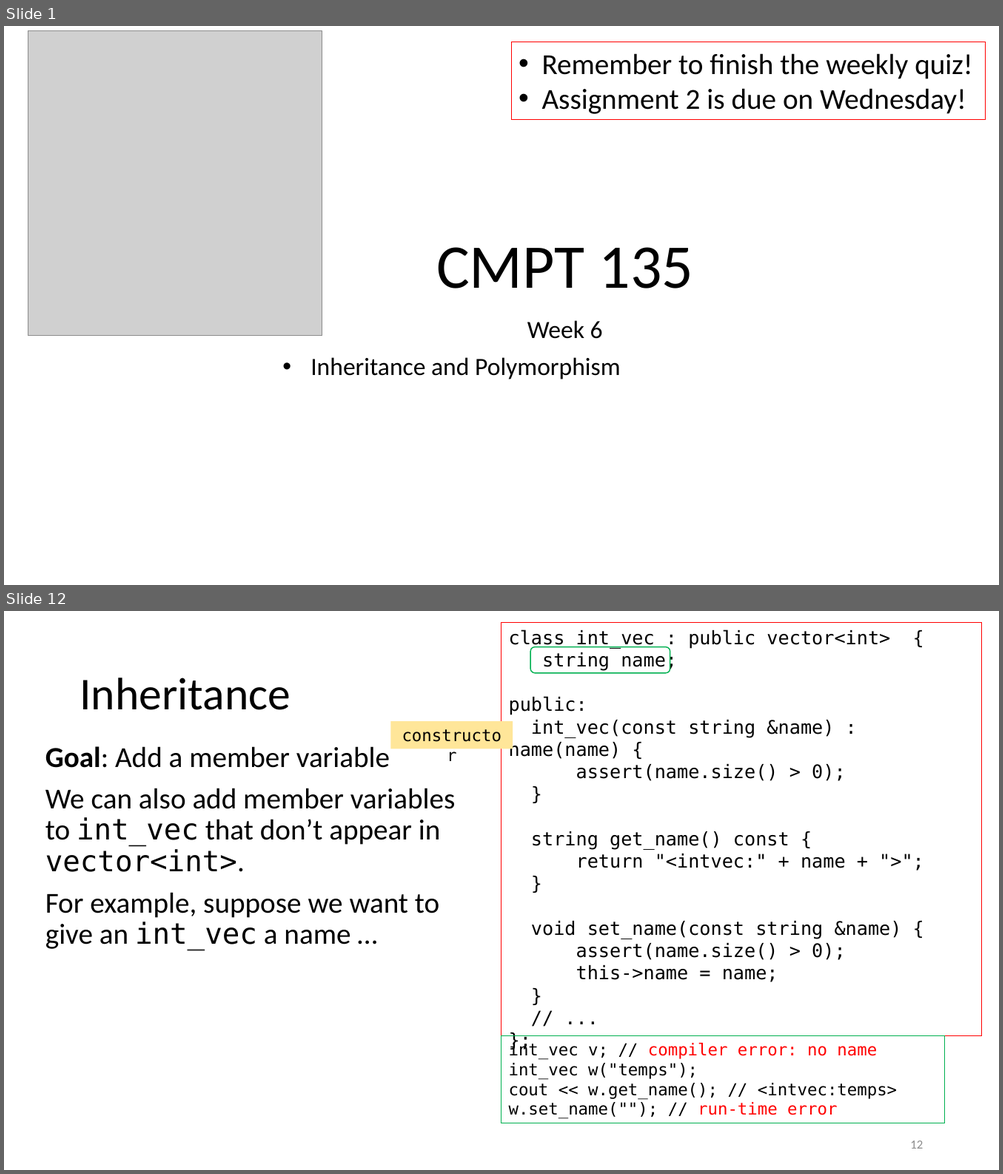
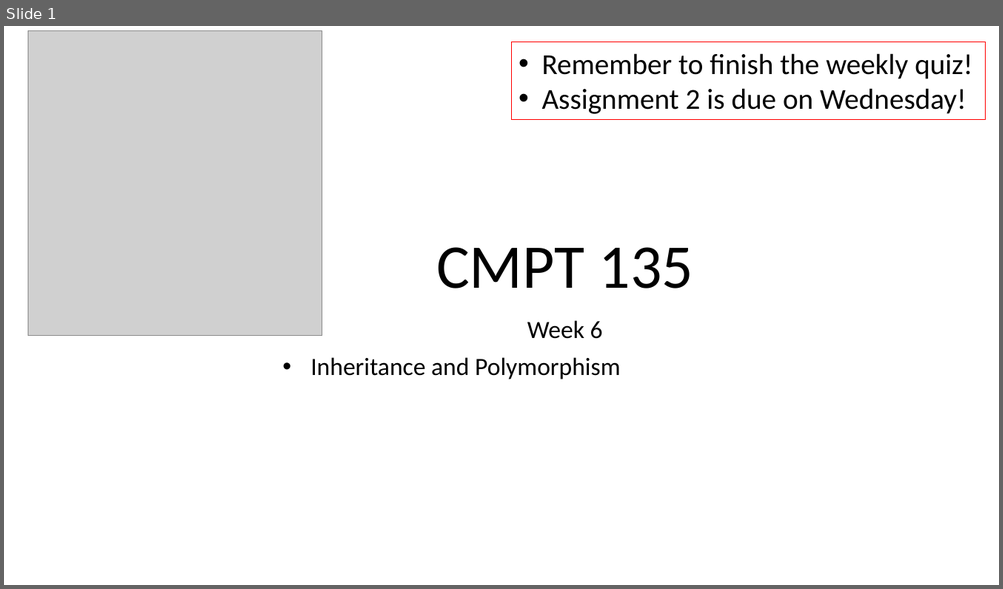
Before and after one commit to tjd1234/cmpt135spring2024, a slide deck: sample_code/week8/week8_cmpt135.pptx. Shown one above the other, each under a label of ours: slides 1 and 12 before the commit, slide 1 after it; the slides between them are not shown. The pictures are 1003x1174 and 1003x589 pixels, drawn with LibreOffice and Linux fonts; fonts in the diff are those of the drawing; grey boxes stand for pictures. Boxes give left, top, right and bottom in pixels: in the first picture for what was removed or moved away, otherwise in the second. Text is boxed around its words. In the diff, an @@ line names an element or a change of style, - is before the commit and + after.

```diff
--- a/sample_code/week8/week8_cmpt135.pptx
+++ b/sample_code/week8/week8_cmpt135.pptx
@@ slide 12 removed at <box>4,611,999,1170</box>, background #FFFFFF @@
@@ rectangle removed at <box>501,622,982,1037</box> @@
-class int_vec : public vector<int> {
-string name;
-public:
-int_vec(const string &name) : name(name) {
-assert(name.size() > 0);
-}
-string get_name() const {
-return "<intvec:" + name + ">";
-}
-void set_name(const string &name) {
-assert(name.size() > 0);
-this->name = name;
-}
-// ...
-};
@@ rounded rectangle removed at <box>531,647,670,673</box> @@
@@ title removed at <box>79,678,290,710</box> @@
-Inheritance
@@ rectangle removed at <box>390,721,513,749</box> @@
-constructor
@@ text removed at <box>45,746,455,951</box> @@
-Goal: Add a member variable
-We can also add member variables to int_vec that don’t appear in vector<int>.
-For example, suppose we want to give an int_vec a name …
@@ rectangle removed at <box>501,1036,944,1124</box> @@
-int_vec v; // compiler error: no name
-int_vec w("temps");
-cout << w.get_name(); // <intvec:temps>
-w.set_name(""); // run-time error
@@ page number removed at <box>910,1141,922,1149</box> @@
-12
```
Also in this commit, not shown: 2 slides changed, 39 slides added, 18 other slides removed, 3 other files.
